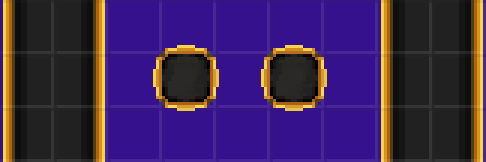
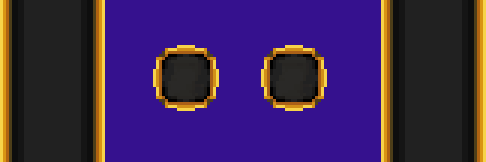
The second (486, 162) image is a revision of the first. Changes to its layers:
hid "inventory_9x3.png copy" over (0, 0, 486, 162)
added group "left" with 2 layers above "Layer Group" over (153, 45, 219, 111)
moved "slot_left" into group "left" over (153, 45, 219, 111)
added group "Layer Group" with 2 layers above "banners" over (261, 45, 327, 111)
moved "slot_right" into group "Layer Group" over (261, 45, 327, 111)
painted on "banners" over (0, 0, 486, 162)
